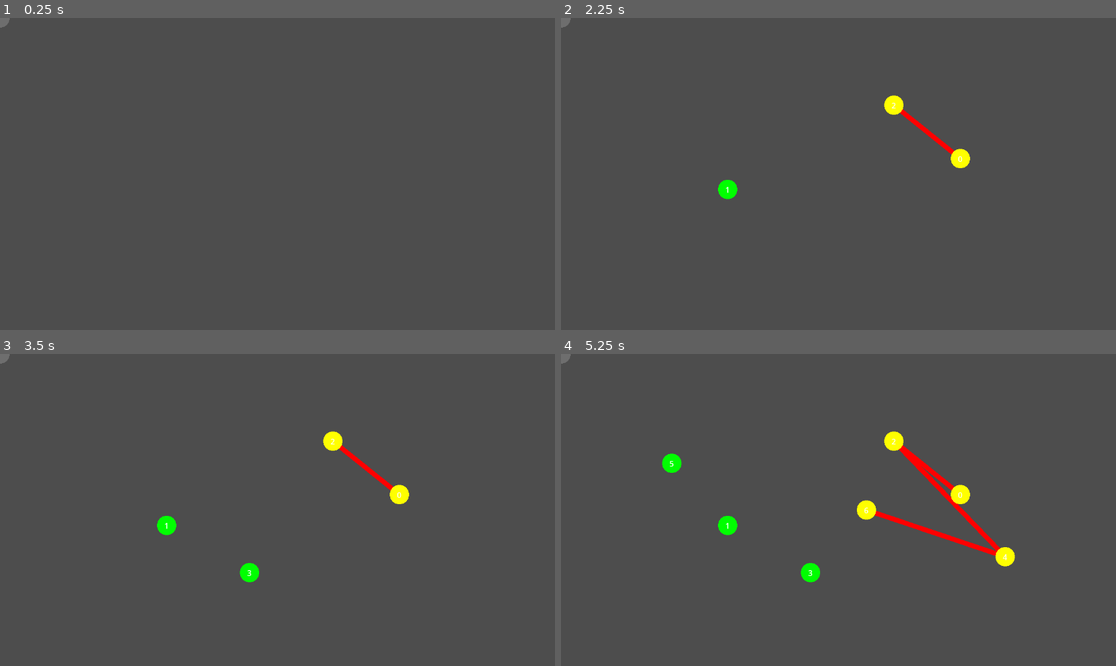
Above: before the commit, frames 1-4 (two rows, left to right).
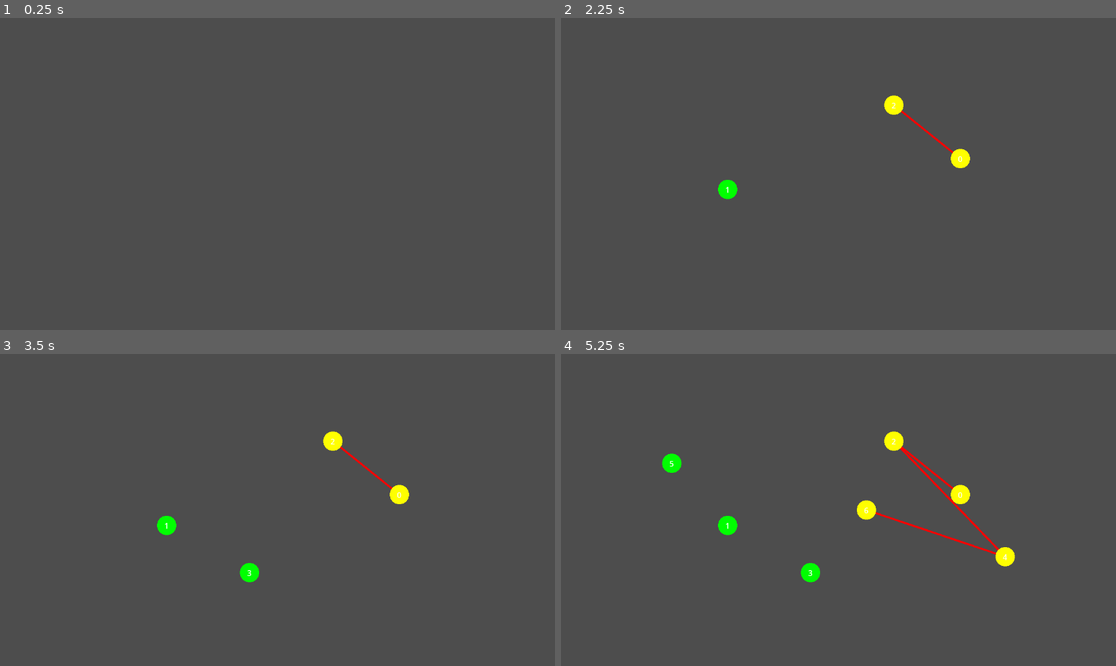
Above: after the commit, the same moments.

Repository: VerticesLTD/Graphos
Game: Godot game, scene res://main.tscn
Same seed, same stepped clock (60 frames per second), same inputs: the game is played once before the commit and once after it. The engine's default icon, where the game draws it, is replaced by a stand-in: a white triangle on a blue panel in a dark square.
Inputs (mouse positions are in pixels of both pictures, inside the frame that each line leads up to):
- Up to frame 1 (0.25 s): no input
- Up to frame 2 (2.25 s): tap Enter at 0.5, 2 s; move the mouse to (960, 158) at 0.52 s; hold Ctrl 0.53-1.25 s; click (960, 158) at 0.67 s; tap Space at 1.25 s; drag from (727, 189) to (810, 236) at 1.27 s; move the mouse to (894, 105) at 2.02 s; hold Ctrl from 2.03 s (still down); click (894, 105) at 2.17 s
- Up to frame 3 (3.5 s): release Ctrl at 2.75 s; tap Space at 2.75 s; drag from (249, 572) to (111, 463) at 2.77 s
- Up to frame 4 (5.25 s): tap Enter at 3.5 s; move the mouse to (1005, 556) at 3.52 s; hold Ctrl 3.53-4.25 s; click (1005, 556) at 3.67 s; tap Space at 4.25 s; drag from (672, 463) to (755, 432) at 4.27 s; move the mouse to (866, 510) at 5.02 s; hold Ctrl from 5.03 s (still down); click (866, 510) at 5.17 s

The runs differ from the first frame. In frame 1, less than 0.1% of the frame differs, in the area x 0-2%, y 0-4%; in frame 2, 0.2%; in frame 3, 0.2%; in frame 4, 0.7%, in the area x 0-80%, y 0-65%.

Commit message:
forced views to be purely reactive, EdgeView and VertexView added safety checks, for null, simplified. made the movement be constant with process, made teh code readable.

Diff:
--- a/graphs/undirected-graph/Edge.gd
+++ b/graphs/undirected-graph/Edge.gd
@@ -10,7 +10,7 @@
 signal state_changed
 
 ## Emitted when this edge is removed from the graph.
-## The Line2D hears this and calls queue_free().
+## The EdgeView hears this and calls queue_free().
 signal vanished
 
 ## Source vertex of the edge.
--- a/graphs/undirected-graph/UndirectedGraph.gd
+++ b/graphs/undirected-graph/UndirectedGraph.gd
@@ -41,8 +41,8 @@
 ## ------------------------------------------------------------------------------
 
 ## This runs whenever a vertex emits 'edge_added'
-func _on_edge_shouted_to_graph(new_edge: Edge) -> void:
-	# to only add it once, add just if id.src is smaller
+func _on_edge_added(new_edge: Edge) -> void:
+	# To draw the edge only once, add just if id.src is smaller
 	if new_edge.src.id > new_edge.dst.id:
 		return
 
@@ -53,6 +53,18 @@
 	# Add to scene and ensure it's drawn BEHIND the vertices
 	add_child(line)
 	move_child(line, 0)
+
+	# The ONLY place we increase the global count. After we draw successfuly.
+	num_edges += 1
+
+## This runs whenever a vertex emits 'edge_removed'
+func _on_edge_removed(edge_to_remove: Edge) -> void:
+	# Ensures we only run when the id is lower.
+	if edge_to_remove.src.id > edge_to_remove.dst.id:
+		return
+
+	# The ONLY place we decrement the global count. After we draw successfuly.
+	num_edges -= 1
 
 ## ------------------------------------------------------------------------------
 ## GRAPH OPERATIONS (The Brain Factory)
@@ -76,17 +88,22 @@
 	# 2. Create the Body (The Scene)
 	var view = VERTEX_VIEW_SCENE.instantiate()
 
-	# 3. THE HANDSHAKE, link Vertex to VertexView.
+	# 3. THE HANDSHAKE, link Vertex to VertexView
 	view.data = v
 
 	# 4. Show it on screen
 	add_child(view)
 
-	# 5: Tell the graph to listen for edges from this brain
-	v.edge_added.connect(_on_edge_shouted_to_graph)
+	# 5: Tell the graph to listen for when we add an edge
+	v.edge_added.connect(_on_edge_added)
+
+	# 6: Tell the graph to listen for when we delete an edge
+	v.edge_removed.connect(_on_edge_removed)
+
 
 
 ## Adds an undirected edge between two existing vertices.
+## Connects the vertices
 ## @param src_id Source vertex ID.
 ## @param dst_id Destination vertex ID.
 ## @param weight Edge weight.
@@ -94,14 +111,32 @@
 	var src: Vertex = vertices[src_id]
 	var dst: Vertex = vertices[dst_id]
 
-	var before: int = src.degree
+	## Connecting the brains
+	## This automatically triggers the 'edge_added' signal below.
 	src.connect_vertices(dst, weight)
-	var after: int = src.degree
-
-	# Adds only once
-	if after > before:
-		dst.connect_vertices(src, weight)
-		num_edges += 1
+	dst.connect_vertices(src, weight)
+
+
+## Removes a vertex and all incident edges.
+func delete_vertex(id: int) -> void:
+	if not vertices.has(id):
+		return
+
+	var victim: Vertex = vertices[id]
+
+	var e: Edge = victim.edges
+	var removed: int = 0
+	while e:
+		removed += 1
+		e = e.next
+
+	for v: Vertex in vertices.values():
+		if v != victim:
+			v.delete_edge(victim)
+
+	num_edges -= removed
+	num_vertices -= 1
+	vertices.erase(id)
 
 
 ## Removes all vertices and edges from the graph.
@@ -150,27 +185,6 @@
 	num_edges -= 1 # Decrease num edges in the graph
 
 
-## Removes a vertex and all incident edges.
-func delete_vertex(id: int) -> void:
-	if not vertices.has(id):
-		return
-
-	var victim: Vertex = vertices[id]
-
-	var e: Edge = victim.edges
-	var removed: int = 0
-	while e:
-		removed += 1
-		e = e.next
-
-	for v: Vertex in vertices.values():
-		if v != victim:
-			v.delete_edge(victim)
-
-	num_edges -= removed
-	num_vertices -= 1
-	vertices.erase(id)
-
 ## Returns true if an edge exists between two vertices.
 func has_edge(src_id: int, dst_id: int) -> bool:
 	if not vertices.has(src_id) or not vertices.has(dst_id):
--- a/graphs/undirected-graph/Vertex.gd
+++ b/graphs/undirected-graph/Vertex.gd
@@ -7,6 +7,10 @@
 ## Emitted when values like color or position change.
 ## The Sprite hears this and repaints itself.
 signal state_changed
+
+## Emitted when this vertex is removed from the graph.
+## The VertexView hears this and calls queue_free().
+signal vanished
 
 ## Emitted when a new connection is made.
 ## The Graph hears this and spawns a new Line (EdgeView).
@@ -97,17 +101,19 @@
 ## @param dest   Destination vertex.
 ## @param weight Weight assigned to the edge.
 func connect_vertices(dest: Vertex, weight: int = 1) -> void:
+	## Check if the edge is already in the graph
 	var curr: Edge = edges
 	while curr:
 		if curr.dst == dest:
 			return
 		curr = curr.next
 
+	## Add the new  edge to the linked list
 	var new_edge: Edge = Edge.new(weight, self, dest, edges)
 	edges = new_edge
 	degree += 1
 
-	# Tell the Graph to create a visual line for this data
+	## Tell the Graph to create a visual line for this data
 	edge_added.emit(new_edge)
 
 ## Removes the outgoing edge to the given destination vertex.
--- a/main.tscn
+++ b/main.tscn
@@ -1,9 +1,8 @@
-[gd_scene load_steps=5 format=3 uid="uid://yxcr5kwlindq"]
+[gd_scene load_steps=4 format=3 uid="uid://yxcr5kwlindq"]
 
 [ext_resource type="Script" uid="uid://c2yhxp7188k8k" path="res://graphs/undirected-graph/UndirectedGraph.gd" id="1_0xm2m"]
 [ext_resource type="Script" uid="uid://bi4h7vrxw31jb" path="res://controllers/GraphController.gd" id="2_0xm2m"]
 [ext_resource type="PackedScene" uid="uid://cxt6f2vgtos0c" path="res://ui/vertex/VertexView.tscn" id="3_h2yge"]
-[ext_resource type="Texture2D" uid="uid://c1dse1q8mj3fm" path="res://icon.svg" id="4_1bvp3"]
 
 [node name="Main" type="Node2D"]
 script = ExtResource("1_0xm2m")
@@ -19,8 +18,4 @@
 [node name="PlacementPreview" parent="." instance=ExtResource("3_h2yge")]
 modulate = Color(0.98039216, 0.98039216, 0.98039216, 0.39215687)
 
-[node name="Sprite2D" parent="PlacementPreview" index="1"]
-modulate = Color(1, 1, 1, 0.39215687)
-texture = ExtResource("4_1bvp3")
-
 [editable path="PlacementPreview"]
--- a/ui/edge/EdgeView.gd
+++ b/ui/edge/EdgeView.gd
@@ -1,28 +1,57 @@
-extends Line2D
+extends Node2D
+## ==============================================================================
+## EDGE VIEW (The Puppet)
+## ==============================================================================
+## This script controls the "Body" of a connection between two vertices.
+## It draws a line between the source and destination provided by the Brain.
+## ==============================================================================
 
-var data: Edge # The Brain slot
+## The line's thickness
+const WIDTH: float = 4.0
 
+## This is the slot for our Brain. The Graph Manager fills this when we are born.
+var data: Edge
+
+## ------------------------------------------------------------------------------
+## LIFE CYCLE
+## ------------------------------------------------------------------------------
+
+## Called only once in the start, connects signals, and draws once.
 func _ready() -> void:
 	if data:
-		## REACTION: If the edge data changes (color/pos), redraw the line.
+		# 1. Listen for data updates (like color changes)
 		data.state_changed.connect(refresh)
 
-		## SELF-DESTRUCTION: If the edge data is deleted, remove this visual node.
-		## 'queue_free' is a built-in Godot function that safely deletes the node.
+		# 2. Listen for "die" commands and clear
 		data.vanished.connect(queue_free)
 
-		## INITIALIZE: Draw the line immediately when created.
+		# Initial draw
 		refresh()
+	else:
+		# If there's no data, delete.
+		queue_free()
 
+## This runs every single frame.
+func _process(_delta: float) -> void:
+	# Constant update so the line follows moving circles smoothly.
+	# We use queue_redraw here because the line's shape is always changing.
+	queue_redraw()
+
+## ------------------------------------------------------------------------------
+## VISUAL REFRESH
+## ------------------------------------------------------------------------------
+
+## Called when the brain's state changes.
 func refresh() -> void:
-	# Clear the old points
-	clear_points()
+	# Trigger redraw to catch visual changes like color.
+	queue_redraw()
 
-	# Create the new points
-	add_point(data.src.pos)
-	add_point(data.dst.pos)
+## This function handles the actual line drawing on screen.
+func _draw() -> void:
+	# Stop if the brain or its endpoints are missing.
+	if not data or not data.src or not data.dst:
+		return
 
-	# We use 'modulate' as a reactive color filter.
-	# It tints the entire puppet (Sprite + Label) based on the Brain's data,
-	# allowing for easy transparency (Alpha) and preserving art details.
-	self.modulate = data.color
+	# DRAW THE LINE
+	# We pull the positions directly from the Brains of the two connected vertices.
+	draw_line(data.src.pos, data.dst.pos, data.color, WIDTH)
--- a/ui/vertex/VertexView.gd
+++ b/ui/vertex/VertexView.gd
@@ -6,60 +6,58 @@
 ## It is now a "Pure View": it draws its own circle and listens to the Brain.
 ## ==============================================================================
 
+## The circle's radius
+const RADIUS: float = 20.0
+
 ## This is the slot for our Brain. The Graph Manager fills this when we are born.
 var data: Vertex
 
 ## References to our body parts in the Scene Tree.
 @onready var label: Label = $Label
 
-## OPTIONAL, add a refrence to circle, and draw it with the scene tree
+## ------------------------------------------------------------------------------
+## LIFE CYCLE
+## ------------------------------------------------------------------------------
 
+## Called only once in the start, connects signals, and draws once.
 func _ready() -> void:
-	# If we HAVE data, connect to it
 	if data:
+		# 1. Listen for data updates (like if the nodes move)
 		data.state_changed.connect(refresh)
 
-	# ALWAYS run refresh once so the ghost can set its default look
-	refresh()
+		# 2. Listen for "die" commands and clear
+		data.vanished.connect(queue_free)
+
+		# Initial draw
+		refresh()
+	else:
+		# If there's no data, delete.
+		queue_free()
 
 ## This runs every single frame.
 func _process(_delta: float) -> void:
-	if data:
-		# The Puppet follows the Brain's position.
-		global_position = data.pos
-
-	# If we are the Ghost, the GraphController moves us manually.
-	# We queue_redraw to ensure the circle follows the mouse smoothly.
-	queue_redraw()
+	# Always follow the brain, good for dragging.
+	global_position = data.pos
 
 ## ------------------------------------------------------------------------------
-## VISUAL REFRESH (The Translator)
+## VISUAL REFRESH
 ## ------------------------------------------------------------------------------
 
+## Called when something had changed,
 func refresh() -> void:
-	# Update Position only if we have data.
-	if data:
-		global_position = data.pos
-		label.text = str(data.id)
-	else:
-		# Ghost specific cleanup
-		label.text = ""
-
-	# This tells Godot to run the _draw() function again.
+	# Only repaint and relabel if the color/radius/label changed.
+	label.text = str(data.id)
 	queue_redraw()
 
 ## This function handles the actual pixel drawing on screen.
 func _draw() -> void:
-	# 1. Setup Visual Parameters
-	var radius: float = 20.0
-	var circle_color: Color
+	# If the brain isn't plugged in yet, stop everything.
+	if not data:
+		return
 
-	# 2. Decide Color: Use Brain's color if available, otherwise use Ghost white
-	if data:
-		circle_color = data.color
-	else:
-		circle_color = Color(1, 1, 1, 0.5) # Faint white for the PlacementPreview
+	# 1. Setup Color: Use Brain's color (Data is guaranteed by _ready)
+	var circle_color: Color = data.color
 
-	# 3. DRAW THE CIRCLE
-	# Vector2.ZERO ensures it is perfectly centered on the node's position.
-	draw_circle(Vector2.ZERO, radius, circle_color)
+	# 2. DRAW THE CIRCLE
+	# Vector2.ZERO ensures it draws on the node'ss origin.
+	draw_circle(Vector2.ZERO, RADIUS, circle_color)
